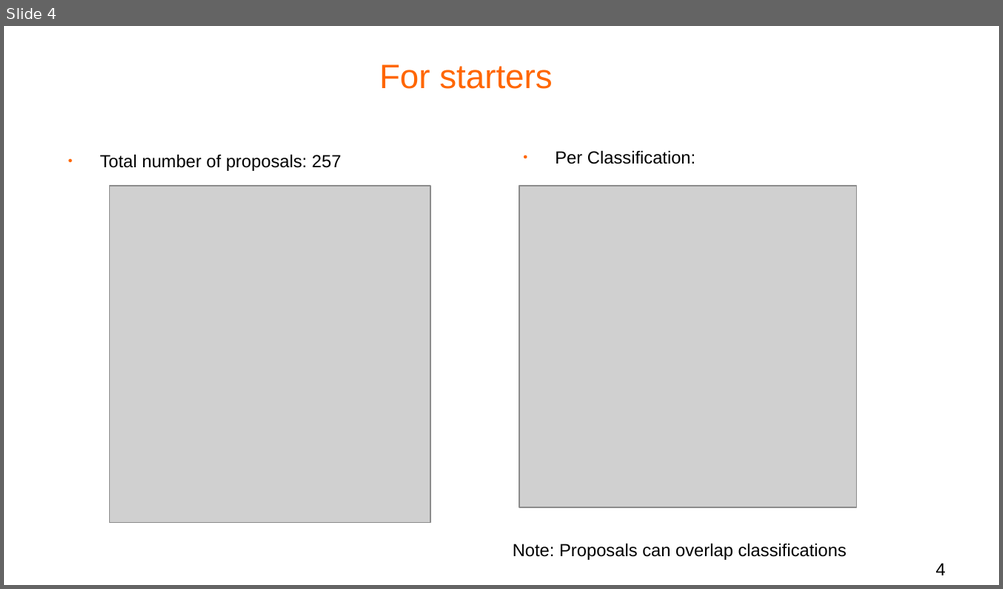
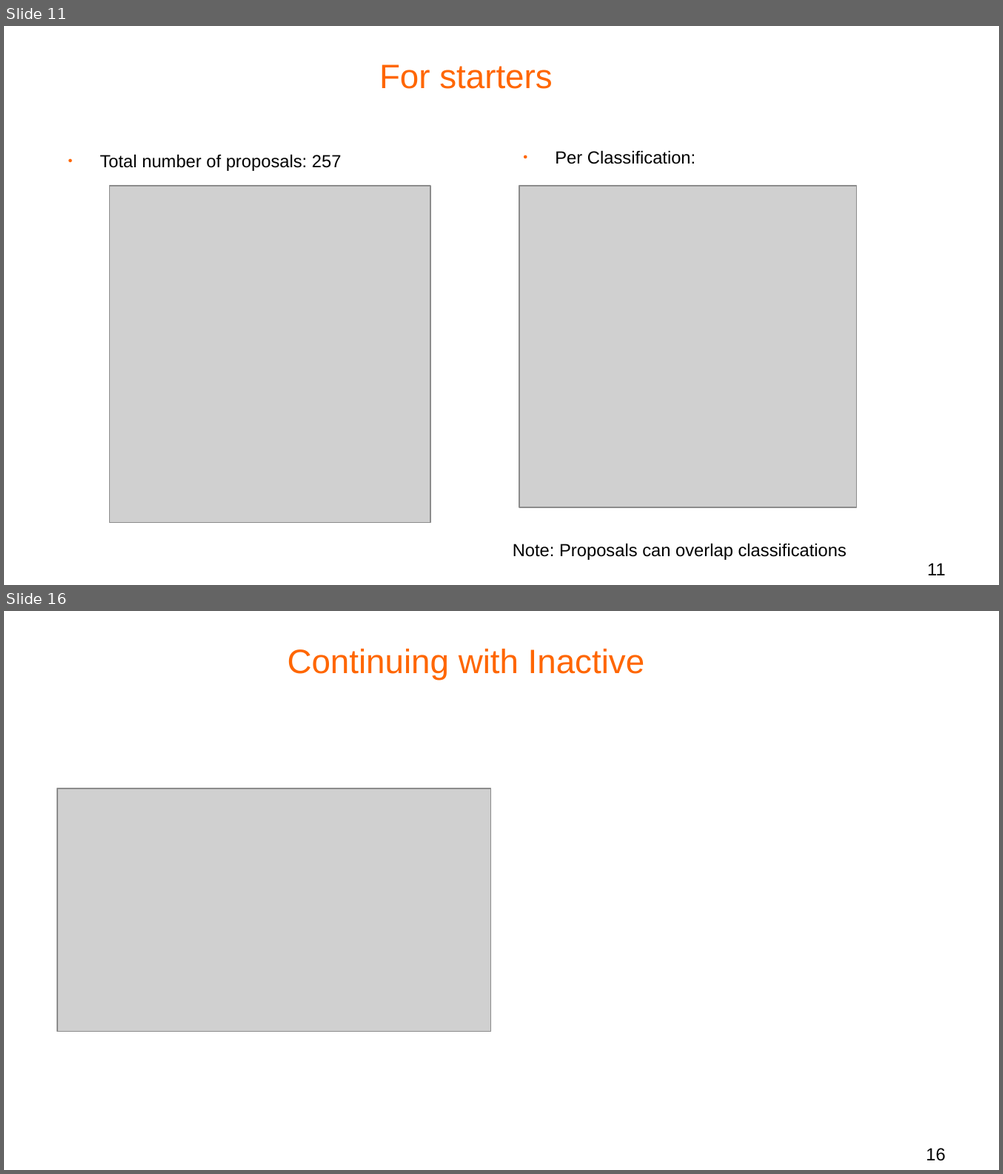
Before and after one commit to bldl/js-proposals, a slide deck: Data Analysis/Presentation/tc39 proposals observations.odp. Shown one above the other, each under a label of ours: slide 4 before the commit, slides 11 and 16 after it; the slides between them are not shown. The pictures are 1003x589 and 1003x1174 pixels, drawn with LibreOffice and Linux fonts; fonts in the diff are those of the drawing; grey boxes stand for pictures; background and template pictures are left out. Boxes give left, top, right and bottom in pixels: in the first picture for what was removed or moved away, otherwise in the second. Text is boxed around its words. In the diff, an @@ line names an element or a change of style, - is before the commit and + after.

```diff
--- a/Data Analysis/Presentation/tc39 proposals observations.odp
+++ b/Data Analysis/Presentation/tc39 proposals observations.odp
@@ slide 16 added at box(4, 611, 999, 1170), background #FFFFFF @@
@@ title added at box(287, 649, 645, 680), 27 pt, text #FF6600 @@
+Continuing with Inactive
@@ picture added at box(57, 789, 490, 1031) @@
@@ page number added at box(925, 1148, 945, 1162), 14 pt, text #000000 @@
+16
@@ what was slide 4 is now slide 11 @@
@@ page number at box(927, 563, 945, 576): text changed @@
-4
+11
```
Also in this commit, not shown: 2 slides changed, 11 other slides added, 1 slide removed, 55 other files.
